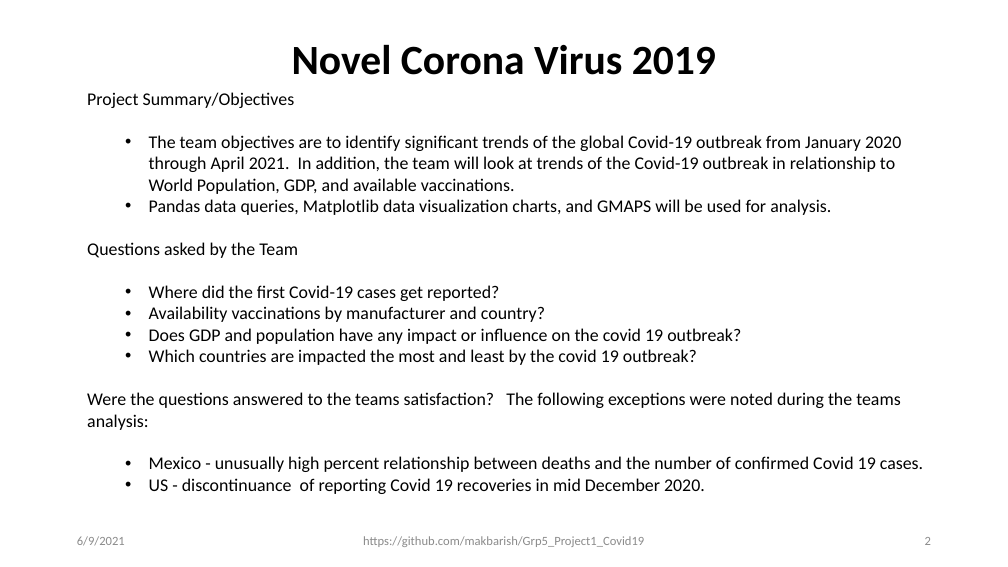
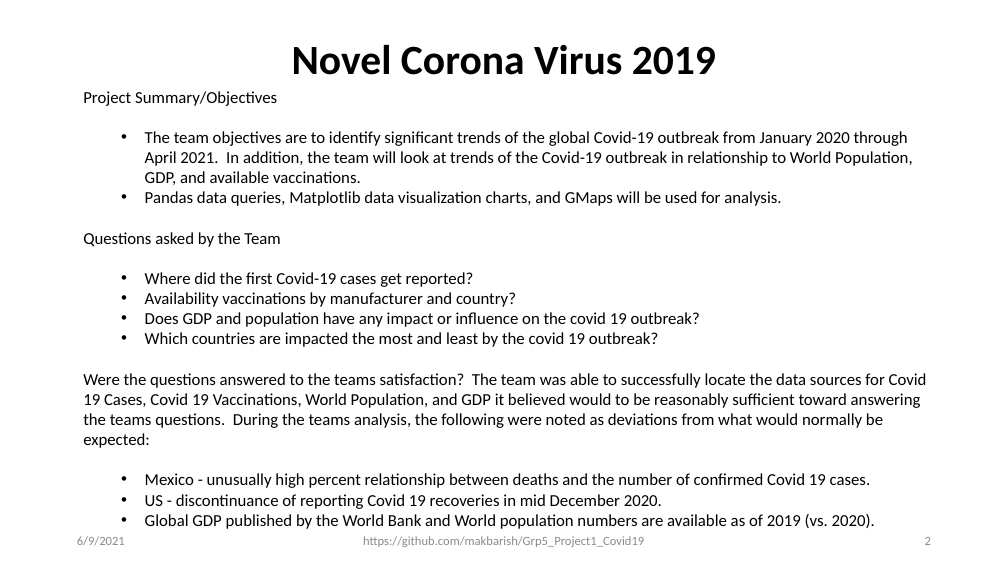
Before and after one commit to makbarish/Grp5_Project1_Covid19, a slide deck: slide 2 of Clay/Novel_Corona_Virus_2019_v2.pptx. Drawn at 1008x567 pixels with LibreOffice and Linux fonts; fonts in the diff are those of the drawing. Boxes give left, top, right and bottom in pixels: in the first picture for what was removed or moved away, otherwise in the second. Text is boxed around its words. In the diff, an @@ line names an element or a change of style, - is before the commit and + after.

Commit message:
latest PPT slides and added Query_5 to Clay directory

```diff
--- a/Clay/Novel_Corona_Virus_2019_v2.pptx
+++ b/Clay/Novel_Corona_Virus_2019_v2.pptx
@@ text at box(83, 91, 913, 509): size 17 to 16 pt in "Project Summary/Objectives", "The team objectives are to identify significant ...", "Questions asked by the Team", "Where did the first Covid-19 cases get ..." and 5 more places @@
@@ text at box(145, 191, 781, 206): text changed; size 17 to 16 pt @@
-  • Pandas data queries, Matplotlib data visualization charts, and GMAPS will be used for analysis.
+  • Pandas data queries, Matplotlib data visualization charts, and GMaps will be used for analysis.
@@ text at box(83, 373, 927, 448): text changed; size 17 to 16 pt @@
-Were the questions answered to the teams satisfaction? The following exceptions were noted during the teams analysis:
+Were the questions answered to the teams satisfaction? The team was able to successfully locate the data sources for Covid 19 Cases, Covid 19 Vaccinations, World Population, and GDP it believed would to be reasonably sufficient toward answering the teams questions. During the teams analysis, the following were noted as deviations from what would normally be expected:
@@ text at box(145, 514, 875, 529): paragraph added @@
+  • Global GDP published by the World Bank and World population numbers are available as of 2019 (vs. 2020).
```
Also in this commit, not shown: 4 other files.
